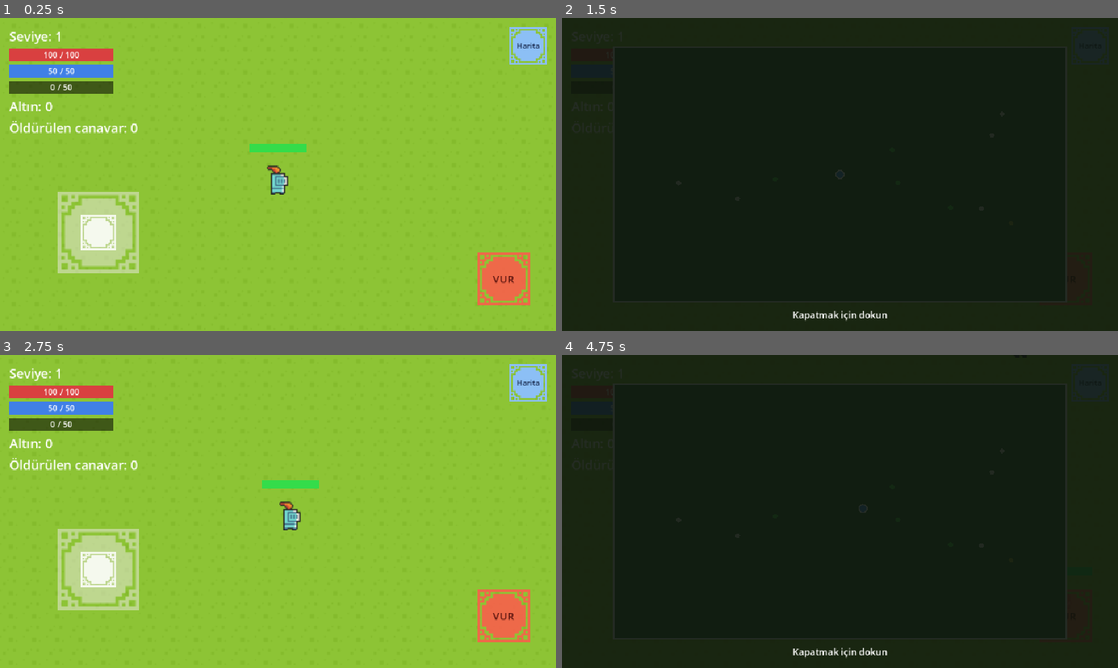
Above: before the commit, frames 1-4 (two rows, left to right).
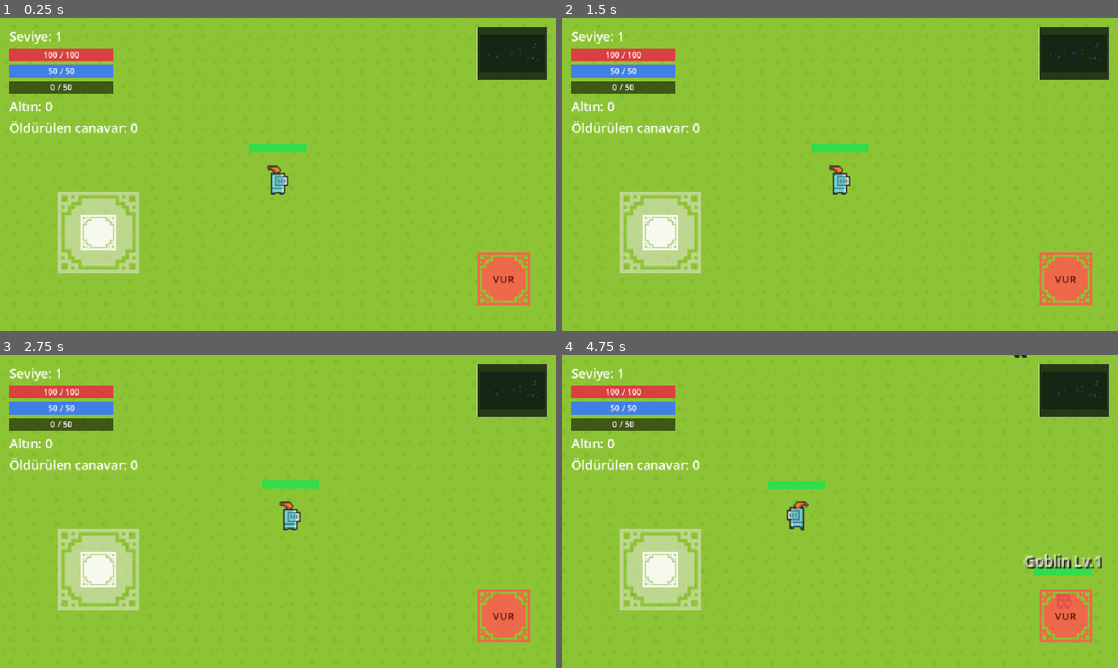
Above: after the commit, the same moments.

Repository: batv45/knight-lite
Game: Godot game, scene res://scenes/World.tscn
Same seed, same stepped clock (60 frames per second), same inputs: the game is played once before the commit and once after it.
Inputs (mouse positions are in pixels of both pictures, inside the frame that each line leads up to):
- Up to frame 1 (0.25 s): no input
- Up to frame 2 (1.5 s): click (1090, 46) at 0.5 s, where only the run before the commit has a clickable "Harita"; tap Enter (ui_accept) at 1.25 s; drag from (840, 174) to (895, 105) at 1.27 s
- Up to frame 3 (2.75 s): drag from (166, 527) to (250, 574) at 2.02 s
- Up to frame 4 (4.75 s): move the mouse to (895, 442) at 2.77 s; hold Right (ui_right) 2.78-3.5 s; click (895, 442) at 2.92 s; drag from (812, 574) to (673, 464) at 3.52 s; move the mouse to (1006, 558) at 4.27 s; hold Left (ui_left) from 4.28 s (still down); click (1006, 558) at 4.42 s; tap Enter (ui_accept) at 4.52 s

The runs differ from the first frame. In frame 1, 2.1% of the frame differs, in the area x 85-99%, y 2-20%; in frame 2, 98%, in the area x 0-100%, y 0-100%; in frame 3, 2.1%; in frame 4, 98%.

Commit message:
Otomatik saldiri donusu, canli minimap, buyuk haritada isimler, canavar isim/level etiketleri
- player.gd: saldiri tuşuna basinca menzildeki en yakin canaviara otomatik
  donuyor (_find_nearest_enemy_in_range) - arkasi donukken saldirinca
  vurmuyordu sorunu cozuldu
- enemy.gd: ENEMY_TYPES'a display_name + level eklendi, get_display_name()/
  get_level() ile merkezi kaynak; canavarin tepesinde isim+level etiketi
  (HP cubugunun ustunde) goruniyor artik
- minimap.gd (yeni): sag ustte HER ZAMAN gorunen canli mini harita, buton
  degil. touch_controls.gd ile ayni kanitlanmis ham _input() yontemiyle
  dokunuşu algiliyor, dokununca buyuk haritayi aciyor
- map_overlay.gd: buyuk haritada artik canavar isimleri (draw_string) ve
  oyuncu 'Sen' etiketi goruniyor; kapatma da ayni ham input yontemine
  gecirildi (gui_input yerine, tutarlilik/guvenilirlik icin)
- hud.gd: harita butonu kaldirildi, minimap widget'ina baglandi; hedef UI'da
  isim/level artik enemy.get_display_name()/get_level()'dan okunuyor (DRY)

Izole SceneTree testleriyle dogrulandi: arkadan saldiri artık isabet edip
otomatik donuyor, minimap her zaman var ve dokununca buyuk harita aciliyor,
buyuk haritada isimler goruntuleniyor.

Diff:
--- a/app/scripts/enemy.gd
+++ b/app/scripts/enemy.gd
@@ -20,18 +20,22 @@
 	"goblin": {
 		"body_size": Vector2(16, 16), "max_hp": 40, "speed": 90.0,
 		"attack_range": 34.0, "attack_damage": 10, "xp_reward": 15,
+		"display_name": "Goblin", "level": 1,
 	},
 	"skelet": {
 		"body_size": Vector2(16, 16), "max_hp": 65, "speed": 85.0,
 		"attack_range": 34.0, "attack_damage": 15, "xp_reward": 30,
+		"display_name": "İskelet", "level": 2,
 	},
 	"orc_warrior": {
 		"body_size": Vector2(16, 23), "max_hp": 100, "speed": 75.0,
 		"attack_range": 38.0, "attack_damage": 20, "xp_reward": 50,
+		"display_name": "Ork Savaşçı", "level": 3,
 	},
 	"big_demon": {
 		"body_size": Vector2(32, 36), "max_hp": 220, "speed": 65.0,
 		"attack_range": 46.0, "attack_damage": 35, "xp_reward": 150,
+		"display_name": "Dev İblis", "level": 5,
 	},
 }
 const DEFAULT_TYPE := "goblin"
@@ -55,6 +59,7 @@
 var _collision_shape: CollisionShape2D
 var _health_bar: HealthBar
 var _target_ring: Node2D
+var _name_label: Label
 
 func _ready() -> void:
 	add_to_group("enemies")
@@ -85,6 +90,19 @@
 	add_child(_health_bar)
 	_health_bar.update_ratio(1.0)
 
+	_name_label = Label.new()
+	_name_label.text = "%s Lv.%d" % [get_display_name(), get_level()]
+	_name_label.add_theme_font_size_override("font_size", 10)
+	_name_label.add_theme_color_override("font_color", Color(1, 1, 1))
+	_name_label.add_theme_color_override("font_shadow_color", Color(0, 0, 0, 0.9))
+	_name_label.add_theme_constant_override("shadow_offset_x", 1)
+	_name_label.add_theme_constant_override("shadow_offset_y", 1)
+	_name_label.horizontal_alignment = HORIZONTAL_ALIGNMENT_CENTER
+	_name_label.size = Vector2(100, 14)
+	_name_label.position = Vector2(-50, -body_size.y / 2.0 - 24.0)
+	_name_label.mouse_filter = Control.MOUSE_FILTER_IGNORE
+	add_child(_name_label)
+
 	_target_ring = Node2D.new()
 	_target_ring.visible = false
 	add_child(_target_ring)
@@ -116,6 +134,14 @@
 
 func is_alive() -> bool:
 	return state != State.DEAD
+
+func get_display_name() -> String:
+	var cfg: Dictionary = ENEMY_TYPES.get(type_id, {})
+	return cfg.get("display_name", type_id.capitalize())
+
+func get_level() -> int:
+	var cfg: Dictionary = ENEMY_TYPES.get(type_id, {})
+	return cfg.get("level", 1)
 
 ## Player tarafından vurulunca (bkz. player.gd _set_target) çağrılır. Hedeflenmeyen
 ## canavarlar tamamen pasif kalır (hareket etmez, saldırmaz).
--- a/app/scripts/hud.gd
+++ b/app/scripts/hud.gd
@@ -1,6 +1,7 @@
 extends CanvasLayer
 ## Faz 4 HUD: sol üstte seviye + HP/MP/XP çubukları + altın + öldürülen canavar
-## sayacı, üst ortada hedeflenen canavarın HP çubuğu, sağ üstte harita butonu.
+## sayacı, üst ortada hedeflenen canavarın HP çubuğu, sağ üstte her zaman görünen
+## canlı minimap (dokununca büyük haritayı açar).
 
 ## world.gd tarafından add_child()'dan ÖNCE set edilir (harita çizimi için gerekli).
 var world_size := Vector2(2400, 1350)
@@ -50,7 +51,7 @@
 	_level_up_label.modulate.a = 0.0
 	add_child(_level_up_label)
 
-	_build_map_button()
+	_build_minimap()
 	_build_target_ui()
 
 func _make_label(parent: VBoxContainer) -> Label:
@@ -90,29 +91,13 @@
 	tw.tween_interval(0.8)
 	tw.tween_property(_level_up_label, "modulate:a", 0.0, 0.6)
 
-## --- Harita butonu ----------------------------------------------------------
+## --- Sağ üst: her zaman görünen canlı minimap --------------------------------
 
-func _build_map_button() -> void:
-	var button := TextureButton.new()
-	button.texture_normal = load("res://assets/ui/round_panel.png")
-	button.ignore_texture_size = true
-	button.stretch_mode = TextureButton.STRETCH_KEEP_ASPECT_CENTERED
-	button.modulate = Color(0.55, 0.75, 1.0, 0.95)
-	button.size = Vector2(64, 64)
-	button.set_anchors_preset(Control.PRESET_TOP_RIGHT)
-	button.position = Vector2(-80, 16)
-	button.pressed.connect(_show_map)
-	add_child(button)
-
-	var label := Label.new()
-	label.text = "Harita"
-	label.add_theme_font_size_override("font_size", 13)
-	label.add_theme_color_override("font_color", Color(0.1, 0.15, 0.25))
-	label.set_anchors_preset(Control.PRESET_FULL_RECT)
-	label.horizontal_alignment = HORIZONTAL_ALIGNMENT_CENTER
-	label.vertical_alignment = VERTICAL_ALIGNMENT_CENTER
-	label.mouse_filter = Control.MOUSE_FILTER_IGNORE
-	button.add_child(label)
+func _build_minimap() -> void:
+	var minimap: Control = load("res://scripts/minimap.gd").new()
+	minimap.world_size = world_size
+	minimap.tapped.connect(_show_map)
+	add_child(minimap)
 
 func _show_map() -> void:
 	var overlay: Control = load("res://scripts/map_overlay.gd").new()
@@ -155,7 +140,9 @@
 		return
 
 	_target_container.visible = true
-	_target_name_label.text = _display_name_for_type(enemy.type_id if "type_id" in enemy else "")
+	var display_name: String = enemy.get_display_name() if enemy.has_method("get_display_name") else "?"
+	var lvl: int = enemy.get_level() if enemy.has_method("get_level") else 1
+	_target_name_label.text = "%s Lv.%d" % [display_name, lvl]
 	_target_bar.set_value(enemy.hp, enemy.max_hp)
 	enemy.health_changed.connect(_on_target_health_changed)
 
@@ -163,16 +150,3 @@
 	_target_bar.set_value(current, max_hp)
 	if current <= 0:
 		_target_container.visible = false
-
-func _display_name_for_type(type_id: String) -> String:
-	match type_id:
-		"goblin":
-			return "Goblin"
-		"skelet":
-			return "İskelet"
-		"orc_warrior":
-			return "Ork Savaşçı"
-		"big_demon":
-			return "Dev İblis"
-		_:
-			return type_id.capitalize()
--- a/app/scripts/map_overlay.gd
+++ b/app/scripts/map_overlay.gd
@@ -1,9 +1,10 @@
 extends Control
-## Sağ üstteki "Harita" butonuna basınca açılan CANLI dünya haritası: her karede
-## yeniden çizilip oyuncu/canavar konumlarını güncel tutar. Açıkken arka plandaki
-## dokunmatik joystick/saldırı butonunun yanlışlıkla tetiklenmesini önlemek için
-## TouchControls devre dışı bırakılır, kapanınca tekrar etkinleştirilir.
-## Herhangi bir yere dokununca kapanır.
+## Minimap'e (sağ üst) dokununca açılan büyük, CANLI dünya haritası: her karede
+## yeniden çizilip oyuncu/canavar konumlarını ve isimlerini günceller. Açıkken
+## arka plandaki dokunmatik joystick/saldırı butonunun yanlışlıkla tetiklenmesini
+## önlemek için TouchControls devre dışı bırakılır, kapanınca tekrar etkinleştirilir.
+## Herhangi bir yere dokununca kapanır (minimap.gd ile AYNI ham _input() yöntemi
+## kullanılır — Godot'un gui_input akışı yerine, tutarlılık/güvenilirlik için).
 
 var world_size := Vector2(2400, 1350)
 
@@ -18,7 +19,7 @@
 	var viewport_size := get_viewport_rect().size
 	position = Vector2.ZERO
 	size = viewport_size
-	mouse_filter = Control.MOUSE_FILTER_STOP
+	mouse_filter = Control.MOUSE_FILTER_IGNORE # kendi _input()'umuzu kullanıyoruz
 	z_index = 100 # diğer tüm HUD/touch-control katmanlarının üstünde görünsün
 
 	var bg := ColorRect.new()
@@ -37,7 +38,6 @@
 	hint.mouse_filter = Control.MOUSE_FILTER_IGNORE
 	add_child(hint)
 
-	gui_input.connect(_on_gui_input)
 	_set_touch_controls_enabled(false)
 	tree_exiting.connect(func(): _set_touch_controls_enabled(true))
 
@@ -49,7 +49,7 @@
 func _process(_delta: float) -> void:
 	queue_redraw() # canlı harita: her karede güncel konumlarla yeniden çiz
 
-func _on_gui_input(event: InputEvent) -> void:
+func _input(event: InputEvent) -> void:
 	if (event is InputEventScreenTouch and event.pressed) or (event is InputEventMouseButton and event.pressed):
 		queue_free()
 
@@ -59,6 +59,7 @@
 	var scale_factor: float = min(available.x / world_size.x, available.y / world_size.y)
 	var map_size := world_size * scale_factor
 	var origin := (viewport_size - map_size) / 2.0
+	var font := ThemeDB.fallback_font
 
 	draw_rect(Rect2(origin, map_size), Color(0.22, 0.42, 0.22, 1.0))
 	draw_rect(Rect2(origin, map_size), Color(1, 1, 1, 0.9), false, 3.0)
@@ -69,12 +70,15 @@
 		var p: Vector2 = origin + enemy.global_position * scale_factor
 		var type_id: String = enemy.type_id if "type_id" in enemy else "goblin"
 		draw_circle(p, ENEMY_DOT_RADIUS, _color_for_type(type_id))
+		var label: String = enemy.get_display_name() if enemy.has_method("get_display_name") else type_id
+		draw_string(font, p + Vector2(7, 4), label, HORIZONTAL_ALIGNMENT_LEFT, -1, 13, Color(1, 1, 1, 0.95))
 
 	var player := get_tree().get_first_node_in_group("player")
 	if player and is_instance_valid(player):
 		var pp: Vector2 = origin + player.global_position * scale_factor
 		draw_circle(pp, PLAYER_DOT_RADIUS, Color(0.3, 0.6, 1.0))
 		draw_arc(pp, PLAYER_DOT_RADIUS, 0, TAU, 16, Color.WHITE, 2.0)
+		draw_string(font, pp + Vector2(9, 4), "Sen", HORIZONTAL_ALIGNMENT_LEFT, -1, 13, Color(0.6, 0.8, 1.0))
 
 func _color_for_type(type_id: String) -> Color:
 	match type_id:
--- /dev/null
+++ b/app/scripts/minimap.gd
@@ -0,0 +1,77 @@
+extends Control
+## Sağ üstte her zaman görünen, CANLI (her karede güncellenen) küçük harita.
+## Üzerine dokununca büyük haritayı (map_overlay.gd) açması için "tapped" sinyali
+## yayar. Dokunuş algılama touch_controls.gd ile AYNI ham _input() yöntemiyle
+## yapılır (Godot'un Button/gui_input akışı yerine) — bu yöntem cihazda zaten
+## kanıtlanmış şekilde çalışıyor, tutarlılık için burada da kullanılıyor.
+
+signal tapped
+
+var world_size := Vector2(2400, 1350)
+
+const MINIMAP_SIZE := Vector2(120, 90)
+const MARGIN := 16.0
+const ENEMY_DOT_RADIUS := 2.0
+const PLAYER_DOT_RADIUS := 3.0
+
+func _ready() -> void:
+	var viewport_size := get_viewport().get_visible_rect().size
+	position = Vector2(viewport_size.x - MINIMAP_SIZE.x - MARGIN, MARGIN)
+	size = MINIMAP_SIZE
+	mouse_filter = Control.MOUSE_FILTER_IGNORE # kendi _input()'umuzu kullanıyoruz
+
+	var bg := ColorRect.new()
+	bg.color = Color(0.05, 0.08, 0.05, 0.8)
+	bg.size = MINIMAP_SIZE
+	bg.mouse_filter = Control.MOUSE_FILTER_IGNORE
+	add_child(bg)
+
+func _process(_delta: float) -> void:
+	queue_redraw() # canlı: her karede güncel konumlarla yeniden çiz
+
+func _input(event: InputEvent) -> void:
+	var pos: Vector2
+	var pressed := false
+	if event is InputEventScreenTouch and event.pressed:
+		pos = event.position
+		pressed = true
+	elif event is InputEventMouseButton and event.pressed:
+		pos = event.position
+		pressed = true
+
+	if pressed and Rect2(position, size).has_point(pos):
+		tapped.emit()
+
+func _draw() -> void:
+	var available := MINIMAP_SIZE - Vector2(6, 6)
+	var scale_factor: float = min(available.x / world_size.x, available.y / world_size.y)
+	var map_size := world_size * scale_factor
+	var origin := (MINIMAP_SIZE - map_size) / 2.0
+
+	draw_rect(Rect2(origin, map_size), Color(0.22, 0.42, 0.22, 1.0))
+	draw_rect(Rect2(Vector2.ZERO, MINIMAP_SIZE), Color(1, 1, 1, 0.7), false, 1.5)
+
+	for enemy in get_tree().get_nodes_in_group("enemies"):
+		if not is_instance_valid(enemy):
+			continue
+		var p: Vector2 = origin + enemy.global_position * scale_factor
+		var type_id: String = enemy.type_id if "type_id" in enemy else "goblin"
+		draw_circle(p, ENEMY_DOT_RADIUS, _color_for_type(type_id))
+
+	var player := get_tree().get_first_node_in_group("player")
+	if player and is_instance_valid(player):
+		var pp: Vector2 = origin + player.global_position * scale_factor
+		draw_circle(pp, PLAYER_DOT_RADIUS, Color(0.3, 0.6, 1.0))
+
+func _color_for_type(type_id: String) -> Color:
+	match type_id:
+		"goblin":
+			return Color(0.3, 0.85, 0.3)
+		"skelet":
+			return Color(0.9, 0.9, 0.85)
+		"orc_warrior":
+			return Color(0.65, 0.7, 0.25)
+		"big_demon":
+			return Color(0.9, 0.15, 0.15)
+		_:
+			return Color.YELLOW
--- a/app/scripts/player.gd
+++ b/app/scripts/player.gd
@@ -126,6 +126,15 @@
 	if not can_attack or is_dead:
 		return
 	can_attack = false
+
+	# Menzildeki en yakın canavara doğru otomatik dön (arkası dönükken saldırınca
+	# da vurabilsin diye) — manuel yön tutmaya gerek kalmaz.
+	var nearest := _find_nearest_enemy_in_range()
+	if nearest != null:
+		facing = (nearest.global_position - global_position).normalized()
+		if abs(facing.x) > 0.1:
+			_visual.flip_h = facing.x < 0.0
+
 	_play_attack_flash()
 
 	var hit_target: Node = null
@@ -145,6 +154,19 @@
 	await get_tree().create_timer(ATTACK_COOLDOWN).timeout
 	can_attack = true
 
+## Saldırı menzilindeki (yön farketmeksizin) en yakın canlı canavarı bulur.
+func _find_nearest_enemy_in_range() -> Node:
+	var nearest: Node = null
+	var nearest_dist := ATTACK_RANGE
+	for enemy in get_tree().get_nodes_in_group("enemies"):
+		if not is_instance_valid(enemy) or not enemy.is_alive():
+			continue
+		var dist: float = global_position.distance_to(enemy.global_position)
+		if dist <= nearest_dist:
+			nearest = enemy
+			nearest_dist = dist
+	return nearest
+
 ## Hedefi değiştirir: eski hedefin "targeted" durumunu kapatır (artık saldırmaz,
 ## halkası kaybolur), yeniyi açar. Hedef ölünce de bu, null ile çağrılır.
 func _set_target(enemy: Node) -> void:
Not shown, added: app/scripts/minimap.gd.uid
